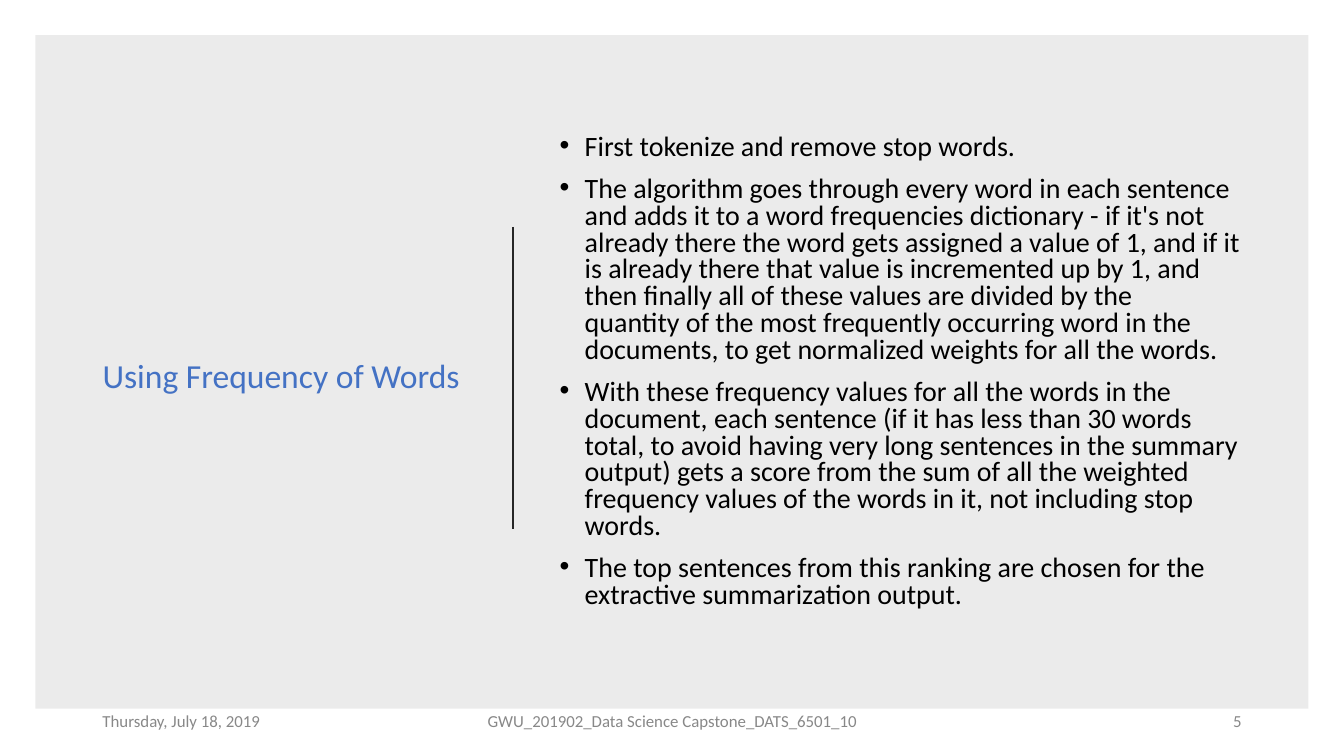
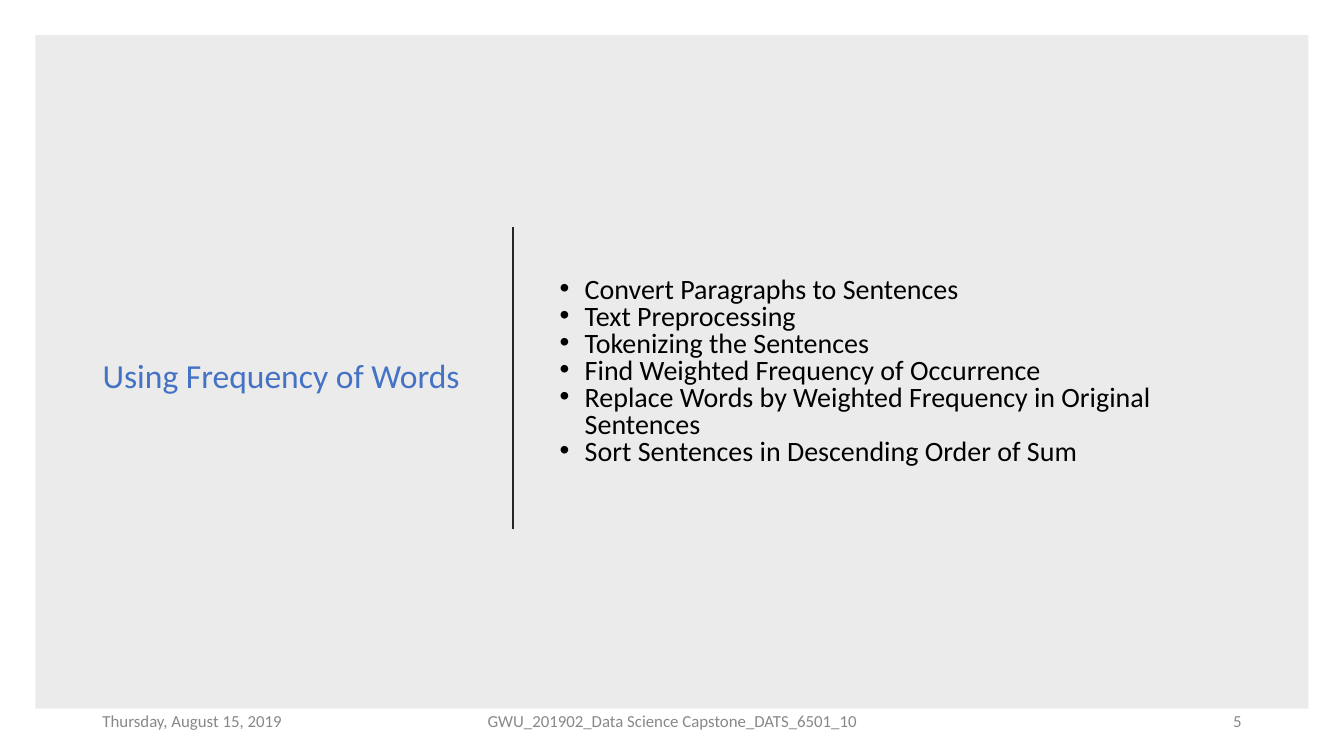
Before and after one commit to rpgwu/201902_Data-Science-Capstone_DATS_6501_10-, a slide deck: slide 5 of doc/Midterm.pptx. Drawn at 1344x756 pixels with LibreOffice and Linux fonts; fonts in the diff are those of the drawing. Boxes give left, top, right and bottom in pixels: in the first picture for what was removed or moved away, otherwise in the second. Text is boxed around its words. In the diff, an @@ line names an element or a change of style, - is before the commit and + after.

Commit message:
Final Presentation

```diff
--- a/doc/Midterm.pptx
+++ b/doc/Midterm.pptx
@@ text at (x1=585, y1=279, x2=1150, y2=466): text changed @@
-• First tokenize and remove stop words.
-• The algorithm goes through every word in each sentence and adds it to a word frequencies dictionary - if it's not already there the word gets assigned a value of 1, and if it is already there that value is incremented up by 1, and then finally all of these values are divided by the quantity of the most frequently occurring word in the documents, to get normalized weights for all the words.
-• With these frequency values for all the words in the document, each sentence (if it has less than 30 words total, to avoid having very long sentences in the summary output) gets a score from the sum of all the weighted frequency values of the words in it, not including stop words.
-• The top sentences from this ranking are chosen for the extractive summarization output.
+• Convert Paragraphs to Sentences
+• Text Preprocessing
+• Tokenizing the Sentences
+• Find Weighted Frequency of Occurrence
+• Replace Words by Weighted Frequency in Original Sentences
+• Sort Sentences in Descending Order of Sum
@@ text at (x1=102, y1=715, x2=282, y2=730): text changed @@
-Thursday, July 18, 2019
+Thursday, August 15, 2019
```
Also in this commit, not shown: 14 other slides changed, 1 slide added, 1 other file.
